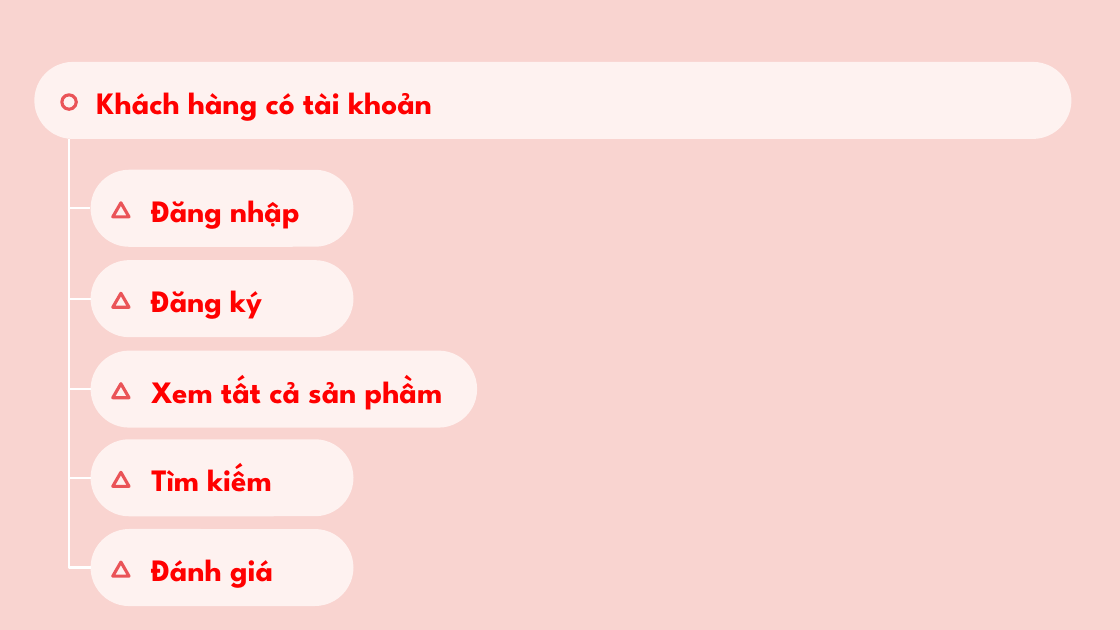
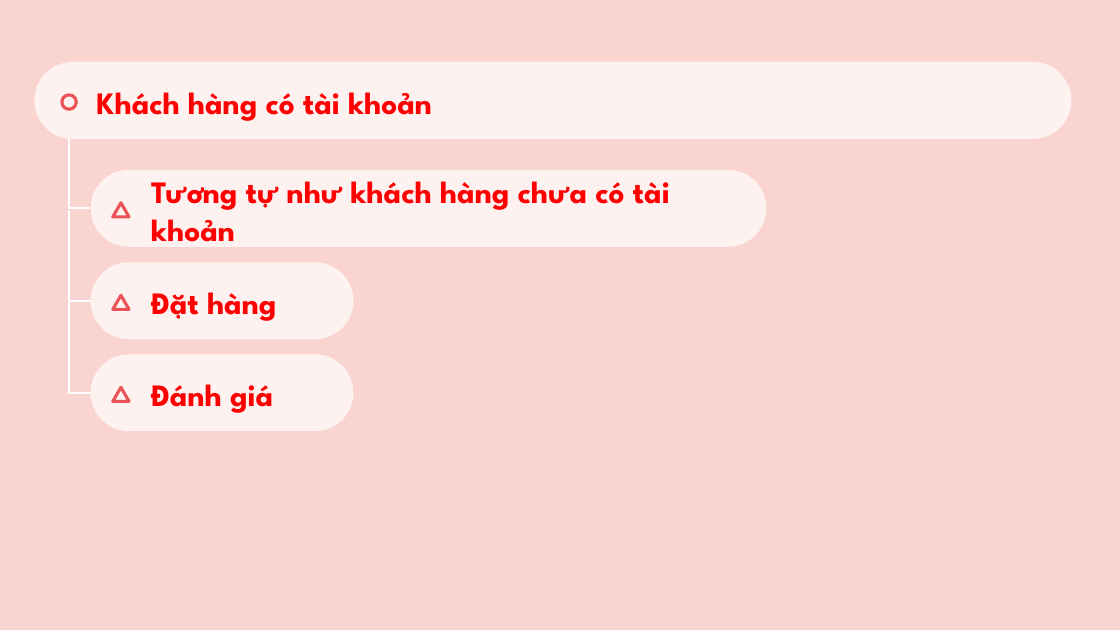
Before and after one commit to Prox404/doan1J2School, a slide deck: slide 6 of Document/slide.pptx. Drawn at 1120x630 pixels with LibreOffice and Linux fonts; fonts in the diff are those of the drawing. Boxes give left, top, right and bottom in pixels: in the first picture for what was removed or moved away, otherwise in the second. Text is boxed around its words. In the diff, an @@ line names an element or a change of style, - is before the commit and + after.

```diff
--- a/Document/slide.pptx
+++ b/Document/slide.pptx
@@ rounded rectangle: place and size @@
-rounded rectangle at (91,170,354,248)
+rounded rectangle at (91,170,767,248)
@@ group removed at (69,208,354,337): 1 rounded rectangle, 1 text, 1 triangle, 1 elbow line @@
-Đăng ký
@@ text at (151,181,670,242): text changed @@
-Đăng nhập
+Tương tự như khách hàng chưa có tài khoản
@@ 1 rounded rectangle, 1 triangle, 1 elbow line: place and size @@
-1 rounded rectangle, 1 triangle, 1 elbow line at (69,477,354,606)
+1 rounded rectangle, 1 triangle, 1 elbow line at (69,211,354,339)
@@ text added at (151,292,276,321), 20 pt, text #FF0000, bold @@
+Đặt hàng
@@ elbow line moved from (69, 299) - (91, 389) to (69, 302) - (91, 393) @@
@@ rounded rectangle: place and size @@
-rounded rectangle at (91,351,477,428)
+rounded rectangle at (91,354,354,431)
@@ group removed at (69,388,354,516): 1 rounded rectangle, 1 text, 1 triangle, 1 elbow line @@
-Tìm kiếm
@@ triangle: place and size @@
-triangle at (113,384,129,398)
+triangle at (113,388,129,401)
@@ text "Đánh giá": place and size @@
-text "Đánh giá" at (151,559,273,588)
+text "Đánh giá" at (151,384,273,413)
@@ text removed at (151,375,443,410) @@
-Xem tất cả sản phầm
```
Also in this commit, not shown: 3 other slides changed, 1 other file.
